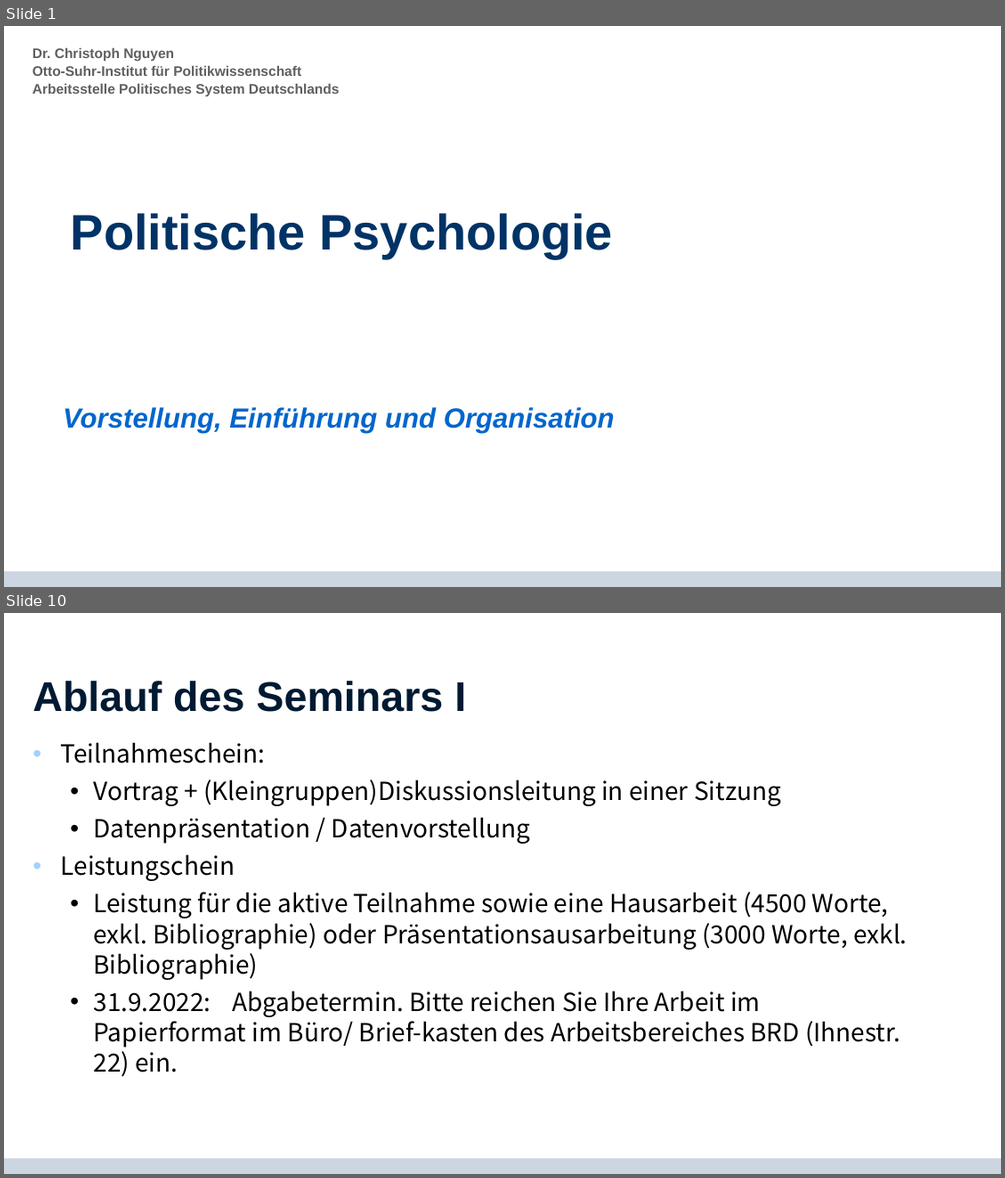
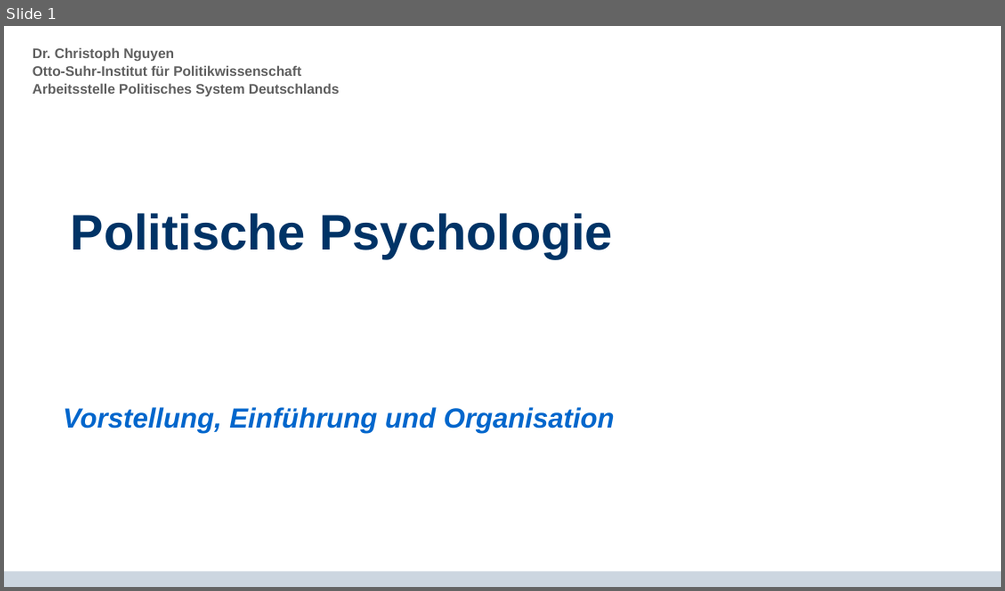
Before and after one commit to cgnguyen/class_political_psychology, a slide deck: 2_Slides_Literature/1_Intro/1- Einfuehrung.pptx. Shown one above the other, each under a label of ours: slides 1 and 10 before the commit, slide 1 after it; the slides between them are not shown. The pictures are 1005x1178 and 1005x591 pixels, drawn with LibreOffice and Linux fonts; fonts in the diff are those of the drawing; background and template pictures are left out. Boxes give left, top, right and bottom in pixels: in the first picture for what was removed or moved away, otherwise in the second. Text is boxed around its words. In the diff, an @@ line names an element or a change of style, - is before the commit and + after.

```diff
--- a/2_Slides_Literature/1_Intro/1- Einfuehrung.pptx
+++ b/2_Slides_Literature/1_Intro/1- Einfuehrung.pptx
@@ slide 10 removed at box(4, 613, 1001, 1174), background #FFFFFF; not listed: 1 template element that a slide beside it also shows @@
@@ title removed at box(32, 681, 466, 712) @@
-Ablauf des Seminars I
@@ text removed at box(61, 742, 906, 1077) @@
-• Teilnahmeschein:
-  • Vortrag + (Kleingruppen)Diskussionsleitung in einer Sitzung
-  • Datenpräsentation / Datenvorstellung
-• Leistungschein
-  • Leistung für die aktive Teilnahme sowie eine Hausarbeit (4500 Worte, exkl. Bibliographie) oder Präsentationsausarbeitung (3000 Worte, exkl. Bibliographie)
-  • 31.9.2022: Abgabetermin. Bitte reichen Sie Ihre Arbeit im Papierformat im Büro/ Brief-kasten des Arbeitsbereiches BRD (Ihnestr. 22) ein.
```
Also in this commit, not shown: 3 slides changed, 11 slides added, 8 other slides removed, 2 other files.
